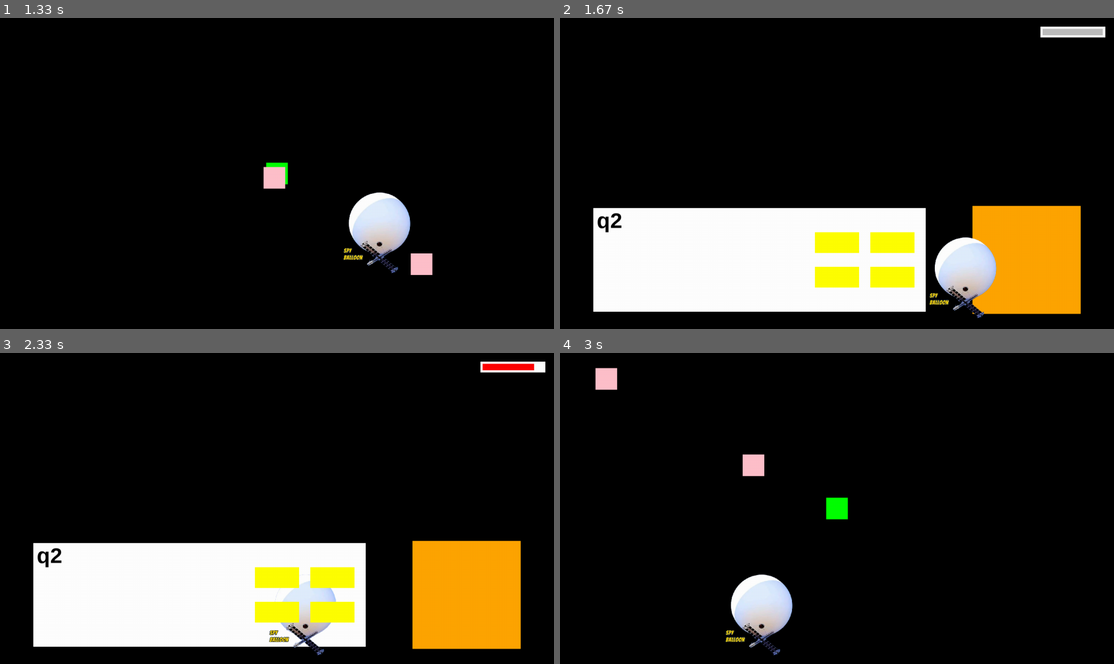
Above: before the commit, frames 1-4 (two rows, left to right).
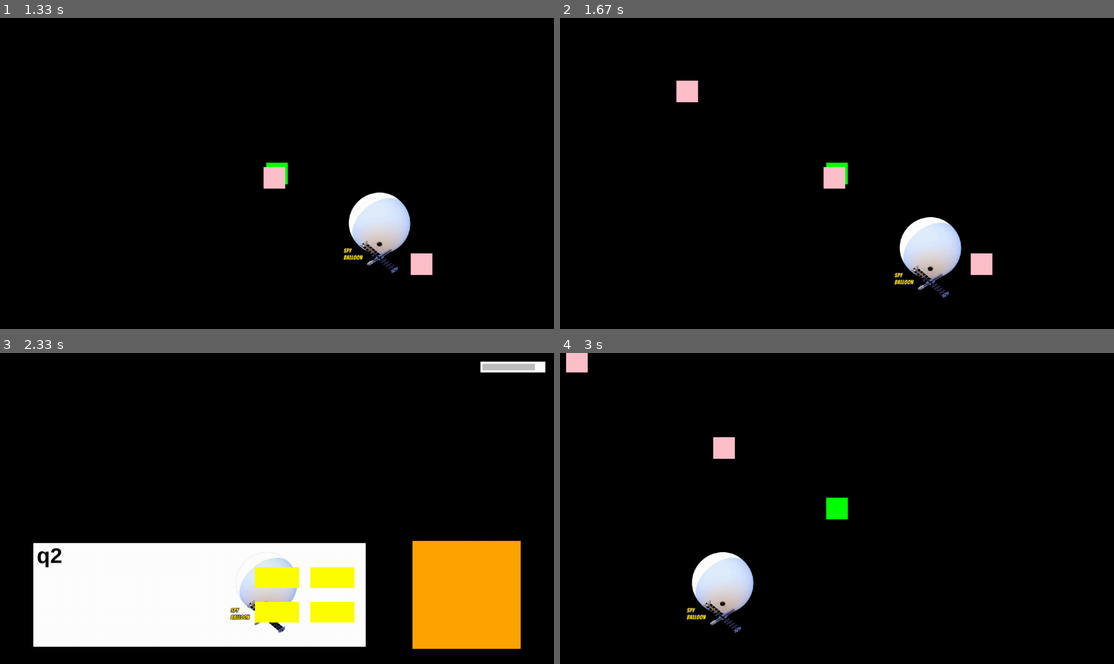
Above: after the commit, the same moments.

Repository: hsiang086/crc-static-exhibition
Game: pygame game, started from main/third_scene.py
Two runs of this game, one before a commit and one after it. Both use one fixed random seed, a clock stepped at 60 frames per second and the inputs below.
Inputs (mouse positions are in pixels of both pictures, inside the frame that each line leads up to):
- Up to frame 1 (1.33 s): click (277, 241) at 0.38 s; tap Space at 0.67, 1 s
- Up to frame 2 (1.67 s): tap Space at 1.33 s
- Up to frame 3 (2.33 s): no input
- Up to frame 4 (3 s): click (837, 576) at 2.72 s

Frame 1 is identical in both runs. In frame 2, 30% of the frame differs, in the area x 6-99%, y 2-97%; in frame 3, 2.1%; in frame 4, 4.6%.

Commit message:
update third_scene.py

Diff:
--- a/main/third_scene.py
+++ b/main/third_scene.py
@@ -67,7 +67,6 @@
 class Bullet(pygame.sprite.Sprite):
     def __init__(self):
         super().__init__()
-        print(1)
         self.image = pygame.Surface((50, 50))
         self.image.fill("pink")
         self.x = WIDTH
@@ -131,7 +130,7 @@
         # circle radius
         self.movecircle_bool = True
         self.circle_speed = 2
-        self.r = 200
+        self.r = 150
         self.rect.centerx = x_center
         self.rect.centery = HEIGHT / 8
         self.circle_centerx = self.rect.centerx
@@ -139,6 +138,13 @@
         self.check = True
         self.bf_x = self.rect.centerx
         self.bf_y = self.rect.centery
+
+        self.m_x = 1
+        self.m_y = sqrt(3)
+        self.bf_bool = True
+        self.triangle_speed = 3
+        self.step = 45
+
         #
         self.movetriangle_bool = not self.movecircle_bool
 
@@ -155,35 +161,33 @@
             self.check = True
 
     def trianglemotion(self):
-        m_x = 1
-        m_y = sqrt(3)
-        bf_bool = True
-
-
-        self.triangle_speed = 3
-        self.step = 100
+        # m_x = 1
+        # m_y = sqrt(3)
+        # bf_bool = True
+
+
         self.count += 1
 
         if self.count == 3 * self.step:
             self.rect.centerx = int(self.bf_x) + 1
             self.rect.centery = int(self.bf_y) + 2
-            bf_bool = False
+            self.bf_bool = False
             self.check = True
 
         self.count %= 3 * self.step
         if self.count < self.step and self.count > 0:
-            self.bf_x += m_x * self.triangle_speed
-            self.bf_y += m_y * self.triangle_speed
+            self.bf_x += self.m_x * self.triangle_speed
+            self.bf_y += self.m_y * self.triangle_speed
 
         if self.count < 2 * self.step and self.count >= self.step:
-            self.bf_x -= sqrt(pow(m_x, 2) + pow(m_y,2)) * self.triangle_speed
+            self.bf_x -= sqrt(pow(self.m_x, 2) + pow(self.m_y, 2)) * self.triangle_speed
             # self.rect.centery += m_y - m_y * speed
 
         if self.count < 3 * self.step and self.count >= 2 * self.step:
-            self.bf_x += m_x * self.triangle_speed
-            self.bf_y -= m_y * self.triangle_speed
-
-        if bf_bool:
+            self.bf_x += self.m_x * self.triangle_speed
+            self.bf_y -= self.m_y * self.triangle_speed
+
+        if self.bf_bool:
             self.rect.centerx = self.bf_x
             self.rect.centery = self.bf_y
 
@@ -205,6 +209,7 @@
                     bullet = Bullet()
                     shooting_scene.add(bullet)
                     self.bullet_is_flying = True
+
         if self.bullet_is_flying:
             if self.rect.collidepoint(bullet.rect.center) and not self.strike:
                 self.strike = True
@@ -321,15 +326,21 @@
         self.text = answer
         self.num = pos
 
+    def correct(self):
+        print('correct')
+        global shooting, q, balloon
+        q += 1
+        shooting = not shooting
+        balloon.strike = False
+        balloon.r = 200
+        balloon.step = 90
+
+
     def update(self):
         for event in events:
             if event.type == pygame.MOUSEBUTTONUP and self.rect.collidepoint(pygame.mouse.get_pos()):
                 if questions['answer'][0] == self.num:
-                    print('Y')
-                    global shooting, q
-                    q += 1
-                    shooting = not shooting
-                    balloon.strike = False
+                    self.correct()
                 else:
                     print('N')
 
